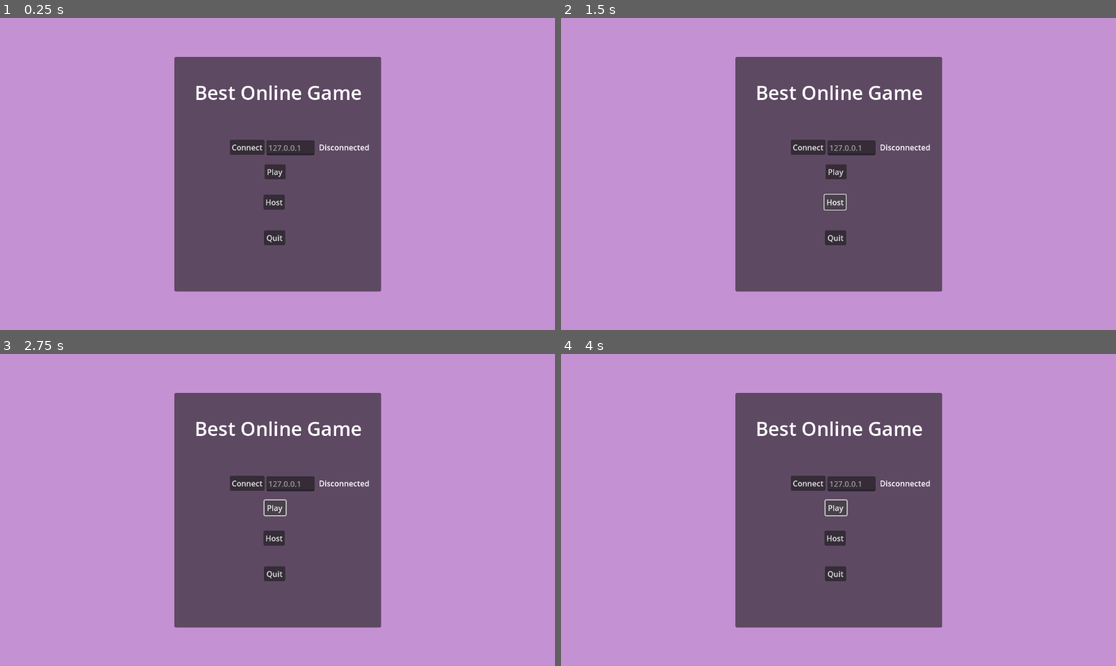
Above: before the commit, frames 1-4 (two rows, left to right).
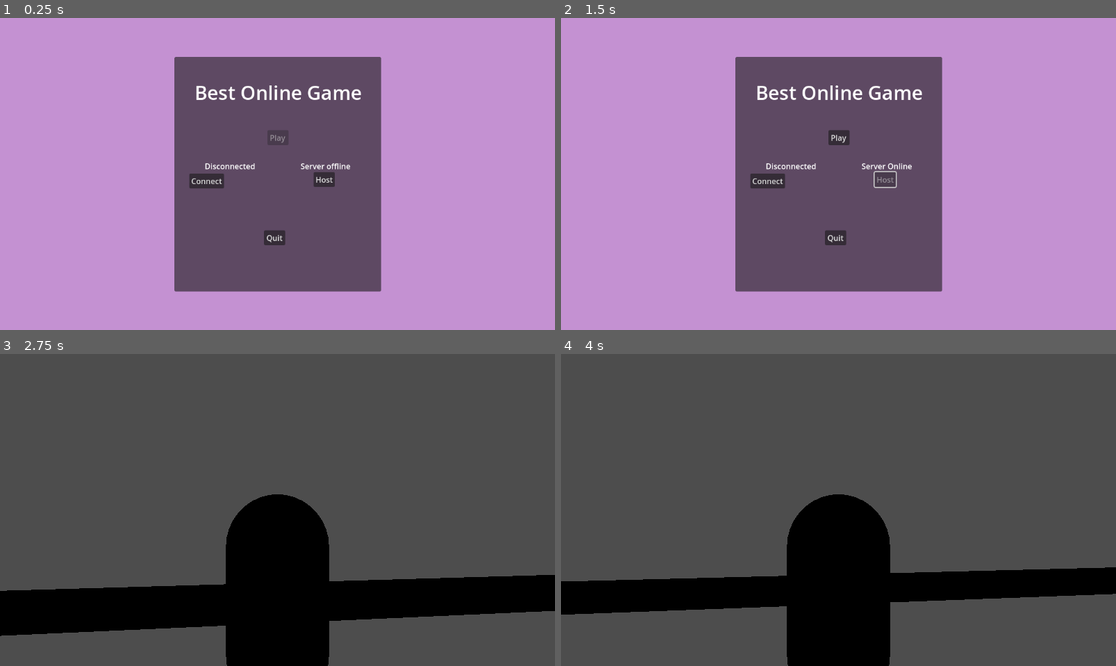
Above: after the commit, the same moments.

Repository: icvara/BestOnnlineGameEver
Game: Godot game, scene res://Menu/start_menu.tscn
Two runs of this game, one before a commit and one after it. Both use one fixed random seed, a clock stepped at 60 frames per second and the inputs below.
Inputs (mouse positions are in pixels of both pictures, inside the frame that each line leads up to):
- Up to frame 1 (0.25 s): no input
- Up to frame 2 (1.5 s): click "Connect" at 0.5 s; click "Host" at 1.25 s
- Up to frame 3 (2.75 s): click "Play" at 2 s
- Up to frame 4 (4 s): click (832, 506) at 2.75 s, where only the run before the commit has a clickable "Play"; tap Enter at 3.5 s; hold D (right) from 3.53 s (still down)

The runs differ from the first frame. In frame 1, 1.8% of the frame differs, in the area x 34-67%, y 37-62%; in frame 2, 1.8%; in frame 3, 83%, in the area x 0-100%, y 0-100%; in frame 4, 83%.

Commit message:
improve a bit main menu qol

Diff:
--- a/Menu/start_menu.gd
+++ b/Menu/start_menu.gd
@@ -5,12 +5,13 @@
 var PORT = 12345
 var MAX_CLIENTS = 5
 
-var isConnected = false
+#var isConnected = false
 
 func _ready() -> void:
 	#connect signal of connection with function
 	multiplayer.peer_connected.connect(on_connection)
 	multiplayer.peer_disconnected.connect(on_disconnection)
+	multiplayer.server_disconnected.connect(on_server_disconnected)
 
 	#other potential signal on client only
 	'multiplayer.connected_to_server
@@ -28,23 +29,45 @@
 
 
 func _on_button_play_pressed() -> void:
-	if isConnected:
+	#if isConnected:
+		get_tree().change_scene_to_file("res://world/main.tscn")
 		pass
 			# Create client
-	var peer = ENetMultiplayerPeer.new()
-	peer.create_client(IP_ADDRESS, PORT)
-	multiplayer.multiplayer_peer = peer
+
 
 func _on_button_host_pressed() -> void:
 		# Create server.
 	var peer = ENetMultiplayerPeer.new()
 	peer.create_server(PORT, MAX_CLIENTS)
 	multiplayer.multiplayer_peer = peer
+	$Panel/Button_play.disabled = false
+	$Panel/Button_host/Label2.text = "Server Online"
+	$Panel/Button_host.disabled = true
+
+
 
 func on_connection(id):
-	print("connectedstuff")
-	#add_player.rpc(multiplayer.get_unique_id())
+	print("connected to server")
+	if !multiplayer.is_server():
+		$Panel/Button_connect/Label2.text = "Connected"
+		#isConnected = true
+		$Panel/Button_play.disabled = false
 
 
 func on_disconnection(id):
-	print("disconnected stuff")
+	print("disconnected to server")
+	$Panel/Button_connect/Label2.text = "Disconnected"
+	#isConnected = false
+	$Panel/Button_play.disabled = true
+
+
+
+func _on_button_connect_pressed() -> void:
+	var peer = ENetMultiplayerPeer.new()
+	#var ip = $Panel/Button_connect/Label.text
+	peer.create_client(IP_ADDRESS, PORT)
+	multiplayer.multiplayer_peer = peer
+
+
+func on_server_disconnected():
+	print("server dis-connected ")
--- a/Menu/start_menu.tscn
+++ b/Menu/start_menu.tscn
@@ -45,43 +45,53 @@
 
 [node name="Button_connect" type="Button" parent="Panel"]
 layout_mode = 0
-offset_left = 114.5
-offset_top = 171.5
-offset_right = 186.5
-offset_bottom = 202.5
+offset_left = 30.5
+offset_top = 241.5
+offset_right = 102.5
+offset_bottom = 272.5
 text = "Connect"
 
 [node name="Label" type="LineEdit" parent="Panel/Button_connect"]
+visible = false
 layout_mode = 0
 offset_left = 76.0
 offset_top = 1.0
 offset_right = 176.0
 offset_bottom = 32.0
-placeholder_text = "127.0.0.1"
+text = "158.41.57.177"
 
 [node name="Label2" type="Label" parent="Panel/Button_connect"]
 layout_mode = 0
-offset_left = 185.0
-offset_top = 4.0
-offset_right = 290.0
-offset_bottom = 27.0
+offset_left = 32.0
+offset_top = -27.0
+offset_right = 137.0
+offset_bottom = -4.0
 text = "Disconnected"
 
 [node name="Button_play" type="Button" parent="Panel"]
 layout_mode = 0
-offset_left = 186.5
-offset_top = 222.5
-offset_right = 230.5
-offset_bottom = 253.5
+offset_left = 192.5
+offset_top = 151.5
+offset_right = 236.5
+offset_bottom = 182.5
+disabled = true
 text = "Play"
 
 [node name="Button_host" type="Button" parent="Panel"]
 layout_mode = 0
-offset_left = 184.5
-offset_top = 285.5
-offset_right = 228.5
-offset_bottom = 316.5
+offset_left = 288.5
+offset_top = 238.5
+offset_right = 332.5
+offset_bottom = 269.5
 text = "Host"
+
+[node name="Label2" type="Label" parent="Panel/Button_host"]
+layout_mode = 0
+offset_left = -27.0
+offset_top = -24.0
+offset_right = 78.0
+offset_bottom = -1.0
+text = "Server offline"
 
 [node name="Button_Quit" type="Button" parent="Panel"]
 layout_mode = 0
@@ -91,6 +101,7 @@
 offset_bottom = 390.5
 text = "Quit"
 
+[connection signal="pressed" from="Panel/Button_connect" to="." method="_on_button_connect_pressed"]
 [connection signal="pressed" from="Panel/Button_play" to="." method="_on_button_play_pressed"]
 [connection signal="pressed" from="Panel/Button_host" to="." method="_on_button_host_pressed"]
 [connection signal="pressed" from="Panel/Button_Quit" to="." method="_on_button_quit_pressed"]
--- a/world/main.tscn
+++ b/world/main.tscn
@@ -1,3 +1,7 @@
-[gd_scene format=3 uid="uid://cg5alv85xfq51"]
+[gd_scene load_steps=2 format=3 uid="uid://cg5alv85xfq51"]
+
+[ext_resource type="PackedScene" uid="uid://dcv2lkwh74kjy" path="res://world/level_0.tscn" id="1_gjxf3"]
 
 [node name="main" type="Node3D"]
+
+[node name="level0" parent="." instance=ExtResource("1_gjxf3")]
